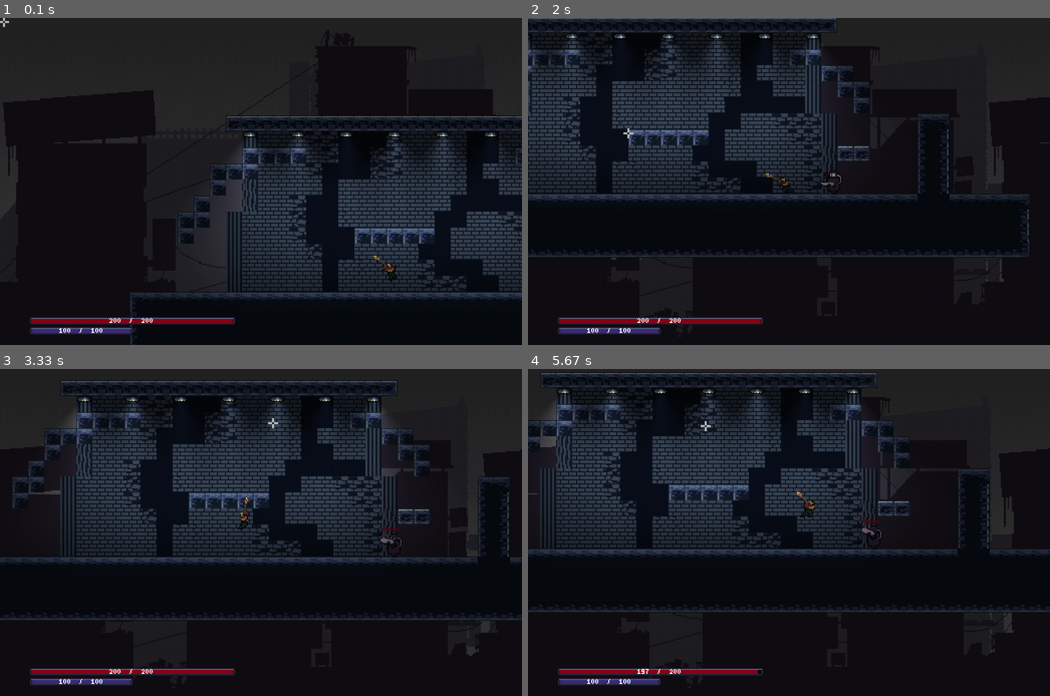
Above: before the commit, frames 1-4 (two rows, left to right).
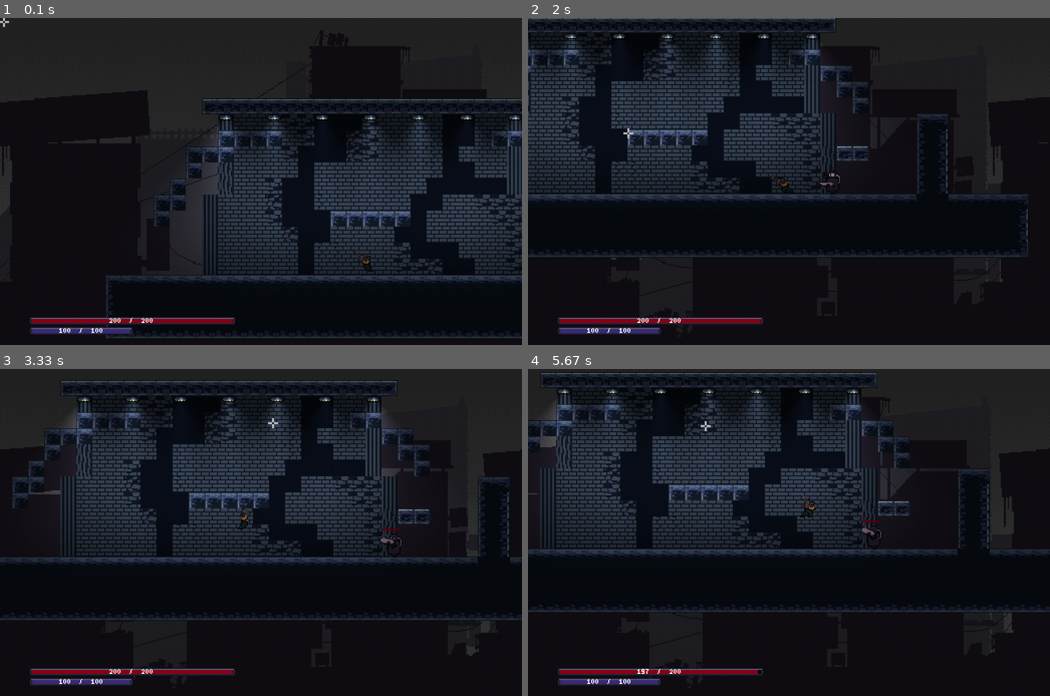
Above: after the commit, the same moments.

Repository: papercd/Noel---2D-platformer-shooter-in-Pygame
Game: pygame game, started from oop_my_game.py
Two runs of this game, one before a commit and one after it. Both use one fixed random seed, a clock stepped at 60 frames per second and the inputs below.
Inputs (mouse positions are in pixels of both pictures, inside the frame that each line leads up to):
- Up to frame 1 (0.1 s): no input
- Up to frame 2 (2 s): hold D 0.33-0.8 s; move the mouse to (768, 194) at 0.37 s; hold W 0.83-1.13 s; move the mouse to (956, 171) at 0.87 s; hold D 1.17-1.63 s; move the mouse to (663, 184) at 1.2 s; hold A from 1.67 s (still down); move the mouse to (627, 132) at 1.7 s
- Up to frame 3 (3.33 s): release A at 2.2 s; hold S 2.23-2.53 s; move the mouse to (339, 418) at 2.27 s; hold A 2.57-2.97 s; move the mouse to (323, 561) at 2.6 s; hold W from 3 s (still down); move the mouse to (271, 421) at 3.03 s
- Up to frame 4 (5.67 s): release W at 3.37 s; hold D 3.4-4.03 s; move the mouse to (601, 522) at 3.43 s; hold S 4.07-4.43 s; move the mouse to (794, 565) at 4.1 s; hold A 4.47-4.93 s; move the mouse to (773, 476) at 4.5 s; hold D 4.97-5.43 s; move the mouse to (924, 584) at 5 s; hold W from 5.47 s (still down); move the mouse to (705, 424) at 5.5 s

The runs differ from the first frame. In frame 1, 19% of the frame differs, in the area x 0-100%, y 8-100%; in frame 2, 3.6%; in frame 3, less than 0.1%; in frame 4, less than 0.1%.

Commit message:
git grass manager object added

Diff:
--- a/oop_my_game.py
+++ b/oop_my_game.py
@@ -2,6 +2,7 @@
 import pygame
 import random
 import math
+import time
 import sys
 from scripts.tilemap import Tilemap
 from scripts.utils import load_image,load_images,load_tile_images,Animation, load_sounds
@@ -13,7 +14,7 @@
 from scripts.background import Background
 from scripts.Pygame_Lights import LIGHT,global_light,pixel_shader
 from scripts.indicator import indicator
-
+from scripts.grass import *
 # ----------------------------------- quadtree imports
 from scripts.quadtree import *
 from scripts.range import *
@@ -55,6 +56,7 @@
         self.assets = {
 
             'grass' : load_tile_images('tiles/grass',background='transparent'),
+            'live_grass': load_tile_images('grass',background='black'),
             #'large_decor' : load_tile_images('tiles/large_decor'),
             #'stone' : load_tile_images('tiles/stone',background='transparent'),
             'box' : load_tile_images('tiles/box',background='transparent'),
@@ -255,7 +257,7 @@
 
         self.frame_count = 0
         self.reset = True
-        self.dt = 0
+
 
         # ------------------- ak bullet loading and equip
         ak_47 = self.weapons['ak'].copy()
@@ -266,13 +268,32 @@
 
         # ----------------------
 
-        #self.player.equip_weapon(ak_47)
-        self.player.equip_weapon(self.weapons['flamethrower'])
-
-
-
-
-
+        self.player.equip_weapon(ak_47)
+        #self.player.equip_weapon(self.weapons['flamethrower'])
+
+
+
+        #extract grasstiles and place them down using the grassManager.
+        self.gm = GrassManager('data/images/grass',tile_size=16,stiffness=600,max_unique = 5,place_range=[0,0])
+        self.grass_locations = []
+
+
+        for grass in self.Tilemap.extract([('live_grass','0;0'),('live_grass','1;0'),('live_grass','2;0'),('live_grass','3;0'),('live_grass','4;0'),('live_grass','5;0')]):
+
+            self.grass_locations.append((grass.pos[0]//self.Tilemap.tile_size , grass.pos[1]//self.Tilemap.tile_size   ))
+
+        for loc in self.grass_locations:
+            self.gm.place_tile(loc,12,[0,1,2,3,4])
+        """
+        for y in range(20):
+            y += 5
+            for x in range(20):
+                x += 5
+                v = random.random()
+                if v > 0.1:
+                    print((x,y))
+                    self.gm.place_tile((x, y), int(v * 12), [0, 1, 2, 3, 4])
+        """
         #spawner order: 0 : player, 1: canine: 2: wheel bot
 
         for spawner in self.Tilemap.extract([('spawners','0;0'),('spawners','1;0'),('spawners','2;0'),('spawners','3;0')]):
@@ -293,7 +314,9 @@
             elif spawner.variant == '3;0':
                 self.existing_enemies.append(Sabre(self,(spawner.pos[0] * self.Tilemap.tile_size,spawner.pos[1] * self.Tilemap.tile_size),(30,27)))
 
-
+        self.dt = 0
+        self.start = time.time()
+        self.rot_func_t = 0
 
     def run(self):
         """
@@ -305,7 +328,8 @@
         while True:
 
 
-
+            self.dt = time.time() - self.start
+            self.start = time.time()
 
             self.screen_shake = max(0,self.screen_shake -1)
 
@@ -324,6 +348,10 @@
             render_scroll = (int(self.scroll[0]), int(self.scroll[1]))
 
 
+
+
+
+
             #----------------------------quadtree stuff
             boundary = Rectangle(Vector2(render_scroll[0]- self.qtree_x_slack,render_scroll[1]- self.qtree_y_slack),Vector2(self.display.get_width() +self.qtree_x_slack*2,self.display.get_height() +self.qtree_y_slack*2))
             quadtree = QuadTree(self.NODE_CAPACITY, boundary)
@@ -354,6 +382,14 @@
 
 
             self.Tilemap.render(self.display,render_scroll)
+
+            #------------------------grass renderer stuff
+
+            rot_function = lambda x, y: int(math.sin(self.rot_func_t / 60 + x / 100) * 7)
+
+            self.gm.update_render(self.display,self.dt,offset=render_scroll,rot_function= rot_function)
+
+            #----------------------------------
 
             #Global lighting ----------------
             lights_display = pygame.Surface(self.display.get_size())
@@ -520,6 +556,7 @@
                 light[0].main([],lights_display,light[1][0], light[1][1],render_scroll)
 
             """
+
             self.display.blit(lights_display,( 0, 0),special_flags= pygame.BLEND_RGB_MULT)
 
 
@@ -659,15 +696,14 @@
             #----------------------------------
 
             self.display_2.blit(self.display,(0,0))
-
-
+            self.rot_func_t +=self.dt * 100
 
             screenshake_offset = (random.random()* self.screen_shake - self.screen_shake /2, random.random()* self.screen_shake - self.screen_shake /2)
 
             self.screen.blit(pygame.transform.scale(self.display_2,self.screen.get_size()),screenshake_offset)
             pygame.display.update()
 
-            self.dt = self.clock.tick(60) / 1000
+            #self.dt = self.clock.tick(60) / 1000
 
 
 myGame().run()
